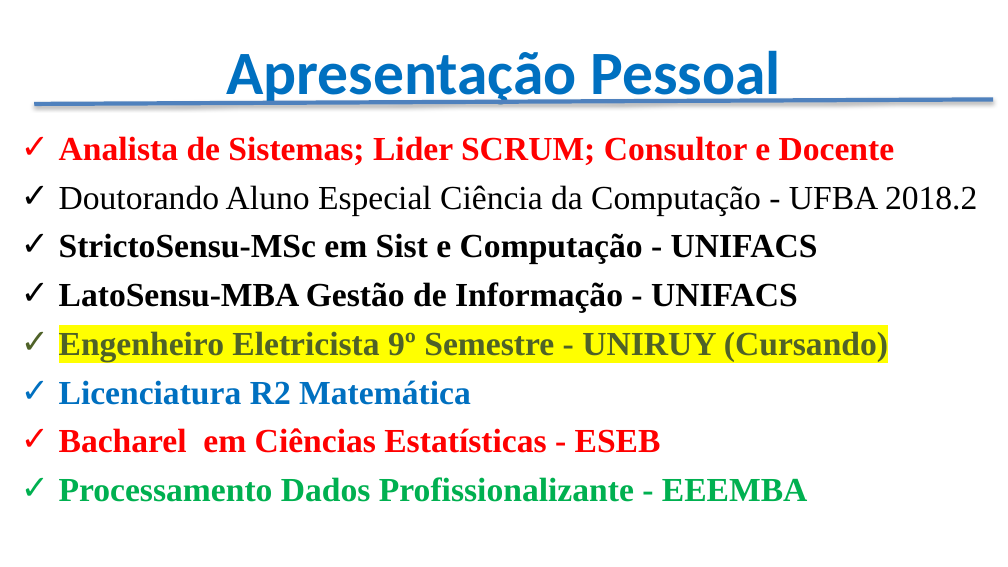
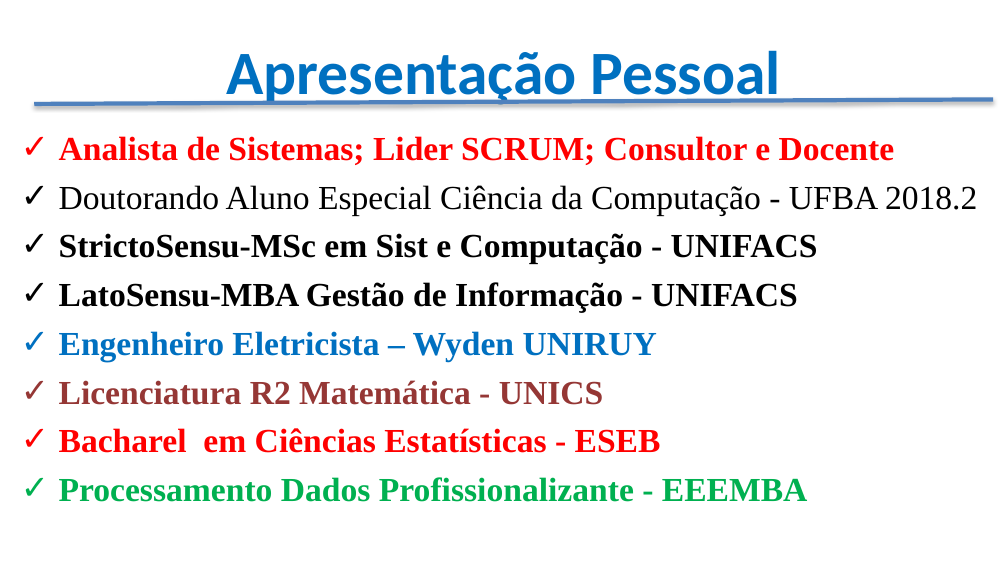
Before and after one commit to CloudEducationBrazil/WydenArquiteturaComputadores, a slide deck: slide 3 of Apresentação - Arquitetura de Computadores.pptx. Drawn at 1008x567 pixels with LibreOffice and Linux fonts; fonts in the diff are those of the drawing; background and template pictures are left out. Boxes give left, top, right and bottom in pixels: in the first picture for what was removed or moved away, otherwise in the second. Text is boxed around its words. In the diff, an @@ line names an element or a change of style, - is before the commit and + after.

```diff
--- a/Apresentação - Arquitetura de Computadores.pptx
+++ b/Apresentação - Arquitetura de Computadores.pptx
@@ text at (59, 331, 657, 405): text changed; text colour #4F6228 to #0070C0 @@
-✓ Engenheiro Eletricista 9º Semestre - UNIRUY (Cursando)
-✓ Licenciatura R2 Matemática
+✓ Engenheiro Eletricista – Wyden UNIRUY
+✓ Licenciatura R2 Matemática - UNICS
```
Also in this commit, not shown: 3 other files.
